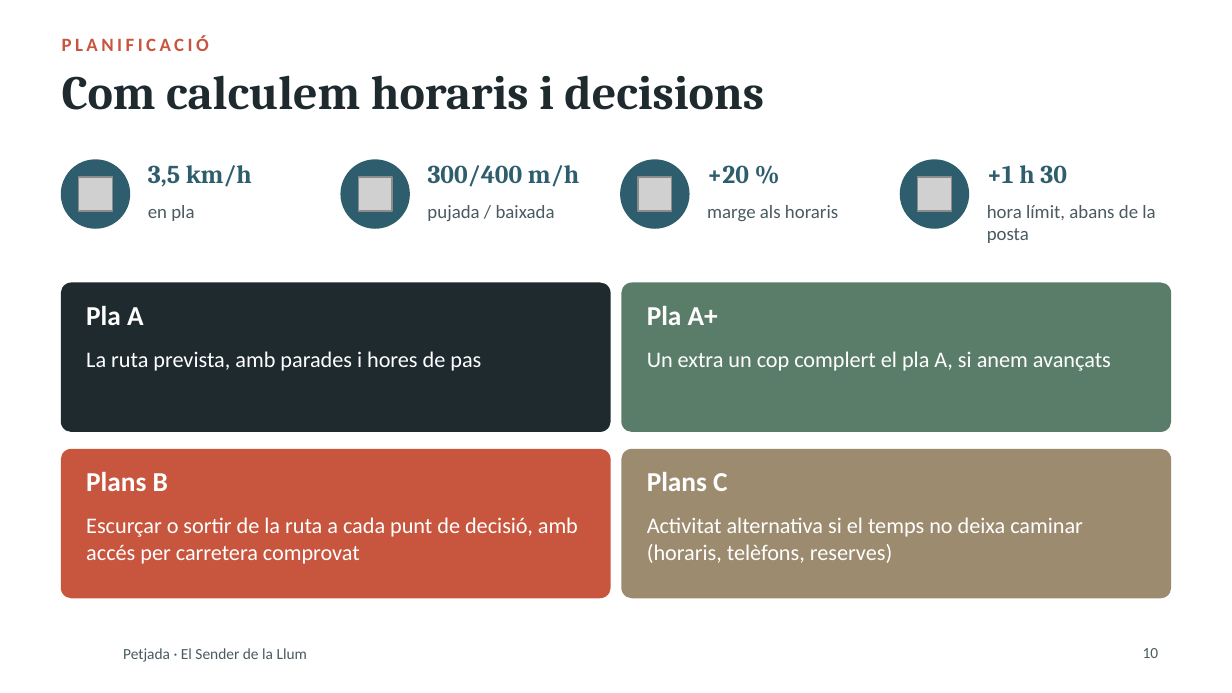
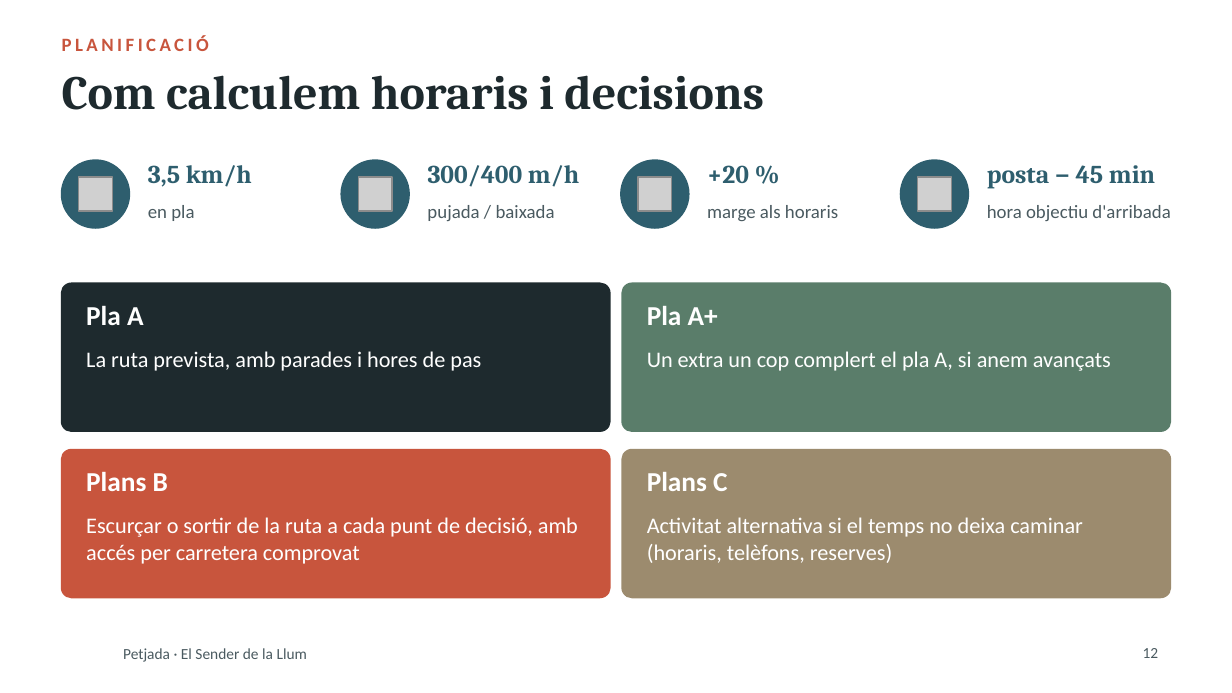
Before and after one commit to stosalca/sender-de-la-llum, a slide deck: slide 12 of Presentacio_2_Petjada.pptx (slide 10 before the commit). Drawn at 1232x693 pixels with LibreOffice and Linux fonts; fonts in the diff are those of the drawing; grey boxes stand for pictures; background and template pictures are left out. Boxes give left, top, right and bottom in pixels: in the first picture for what was removed or moved away, otherwise in the second. Text is boxed around its words. In the diff, an @@ line names an element or a change of style, - is before the commit and + after.

```diff
--- a/Presentacio_2_Petjada.pptx
+++ b/Presentacio_2_Petjada.pptx
@@ text at bbox=[987, 165, 1155, 188]: text changed @@
-+1 h 30
+posta − 45 min
@@ text at bbox=[987, 205, 1170, 221]: text changed @@
-hora límit, abans de la posta
+hora objectiu d'arribada
@@ page number at bbox=[1143, 648, 1159, 658]: text changed @@
-10
+12
```
Also in this commit, not shown: 17 other slides changed, 14 slides added, 41 other files.
